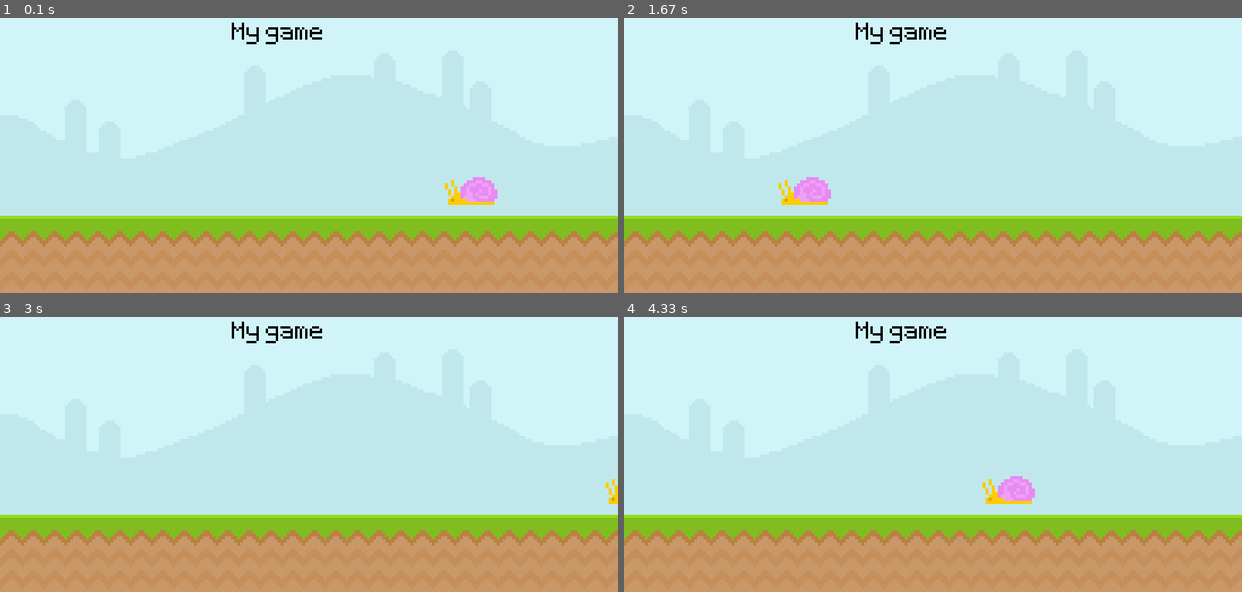
Above: before the commit, frames 1-4 (two rows, left to right).
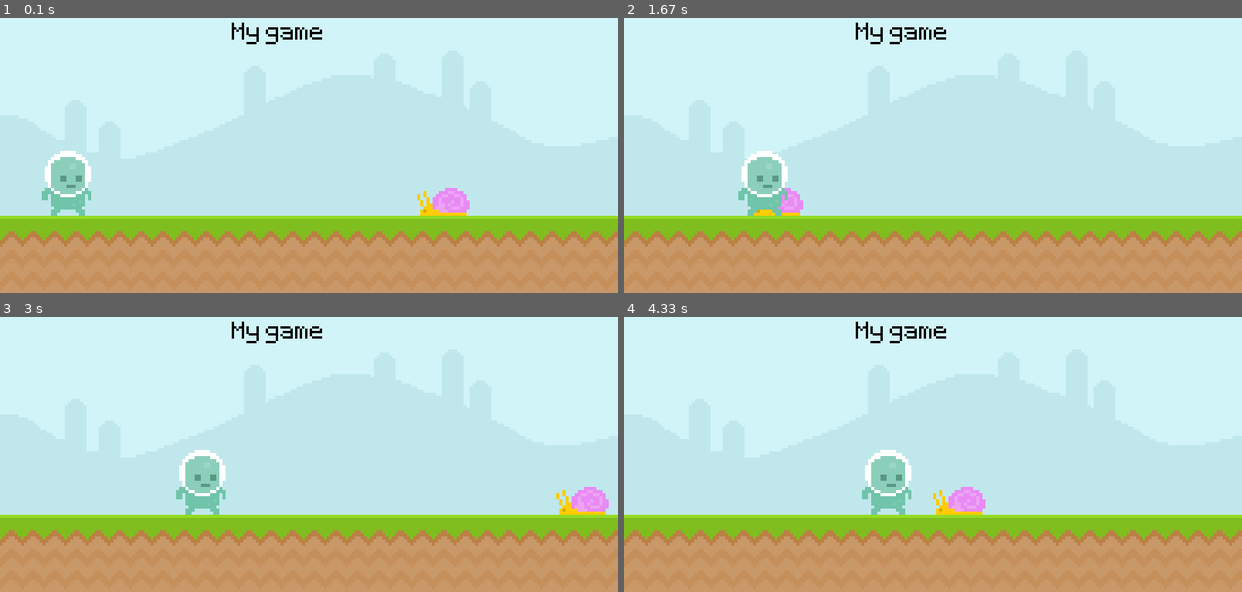
Above: after the commit, the same moments.

Repository: ArindamPal-0/runner-pygame-ultimateintro
Game: pygame game, started from main.py
Same seed, same stepped clock (60 frames per second), same inputs: the game is played once before the commit and once after it.
Inputs:
- Up to frame 1 (0.1 s): no input
- Up to frame 2 (1.67 s): no input
- Up to frame 3 (3 s): no input
- Up to frame 4 (4.33 s): no input

The runs differ from the first frame. In frame 1, 2.5% of the frame differs, in the area x 6-81%, y 48-72%; in frame 2, 2.2%; in frame 3, 2.1%; in frame 4, 2.7%, in the area x 38-67%, y 48-72%.

Commit message:
Rectangles (pygame.Rect)
- creating rect using surface
- precise positioning of surfaces
- rendering surface using rect
- moving surfaces by changing rect

Diff:
--- a/main.py
+++ b/main.py
@@ -19,7 +19,10 @@
 text_surface: pygame.Surface = test_font.render('My game', False, 'Black')
 
 snail_surface: pygame.Surface = pygame.image.load('graphics/snail/snail1.png').convert_alpha()
-snail_x_pos: int = 600
+snail_rect: pygame.Rect = snail_surface.get_rect(midbottom=(600, 300))
+
+player_surface: pygame.Surface = pygame.image.load('graphics/player/player_walk_1.png').convert_alpha()
+player_rect: pygame.Rect = player_surface.get_rect(midbottom=(80, 300))
 
 while True:
     # draw all our elements
@@ -40,10 +43,13 @@
     screen.blit(ground_surface, (0, 300))
     screen.blit(text_surface, (300, 50))
 
-    snail_x_pos -= 4
-    if snail_x_pos < -100:
-        snail_x_pos = 800
-    screen.blit(snail_surface, (snail_x_pos, 250))
+    snail_rect.x -= 4
+    if snail_rect.right < 0:
+        snail_rect.left = 800
+    screen.blit(snail_surface, snail_rect)
+
+    player_rect.left += 1
+    screen.blit(player_surface, player_rect)
 
     # updates the created display surface
     pygame.display.update()
